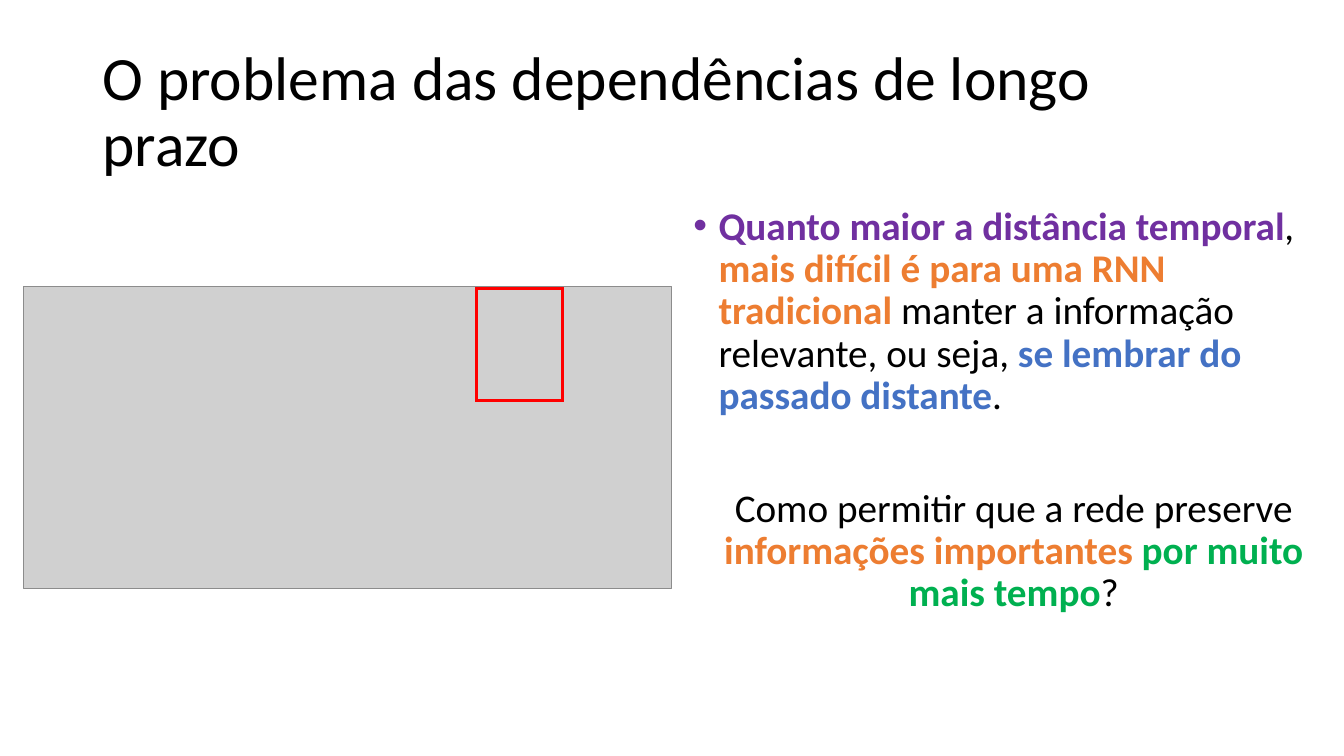
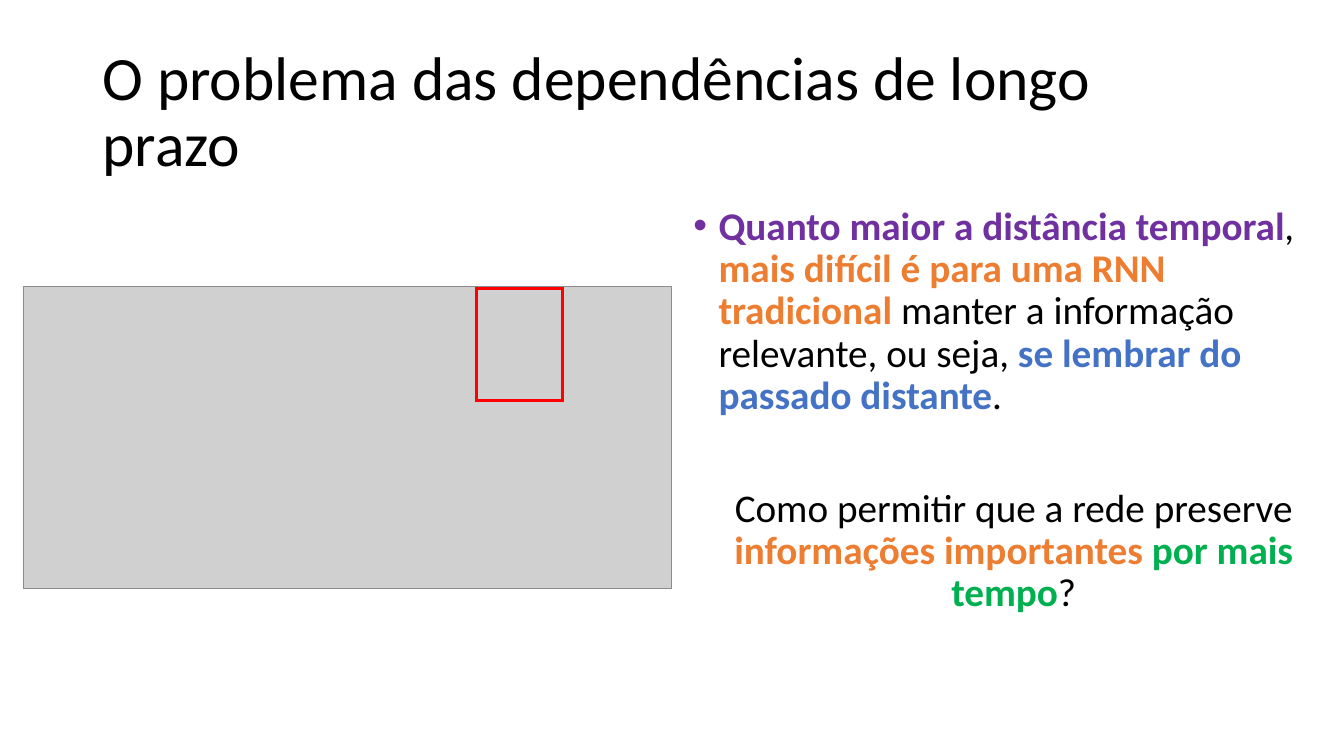
Before and after one commit to zz4fap/c24_inteligencia_artificial, a slide deck: slide 39 of slides/C24_RNN.pptx. Drawn at 1344x756 pixels with LibreOffice and Linux fonts; fonts in the diff are those of the drawing; grey boxes stand for pictures. Boxes give left, top, right and bottom in pixels: in the first picture for what was removed or moved away, otherwise in the second. Text is boxed around its words. In the diff, an @@ line names an element or a change of style, - is before the commit and + after.

```diff
--- a/slides/C24_RNN.pptx
+++ b/slides/C24_RNN.pptx
@@ text at bbox=[734, 494, 1293, 612]: text changed @@
-Como permitir que a rede preserve informações importantes por muito mais tempo?
+Como permitir que a rede preserve informações importantes por mais tempo?
```
Also in this commit, not shown: 8 other slides changed, 1 other file.
